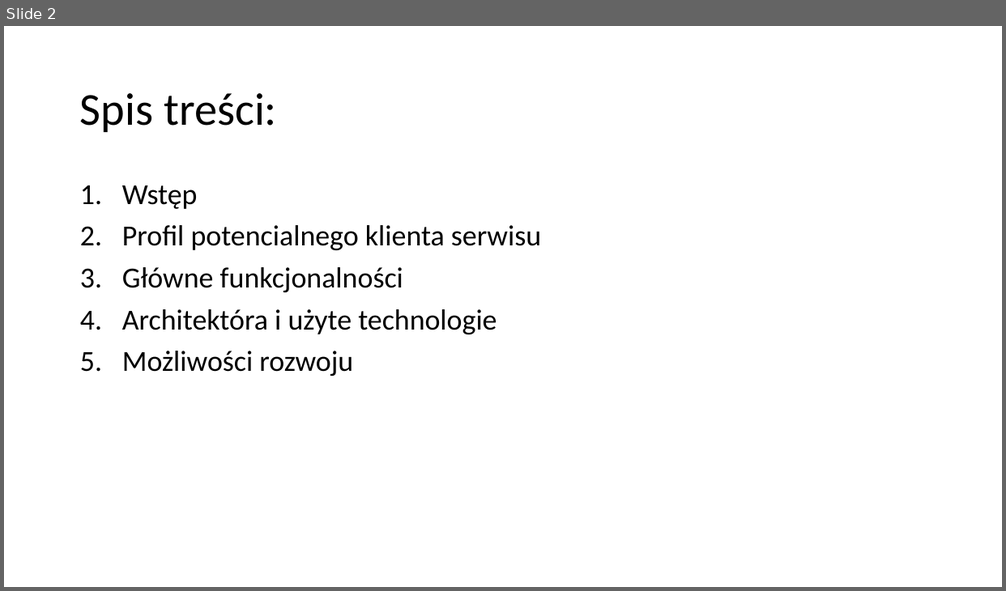
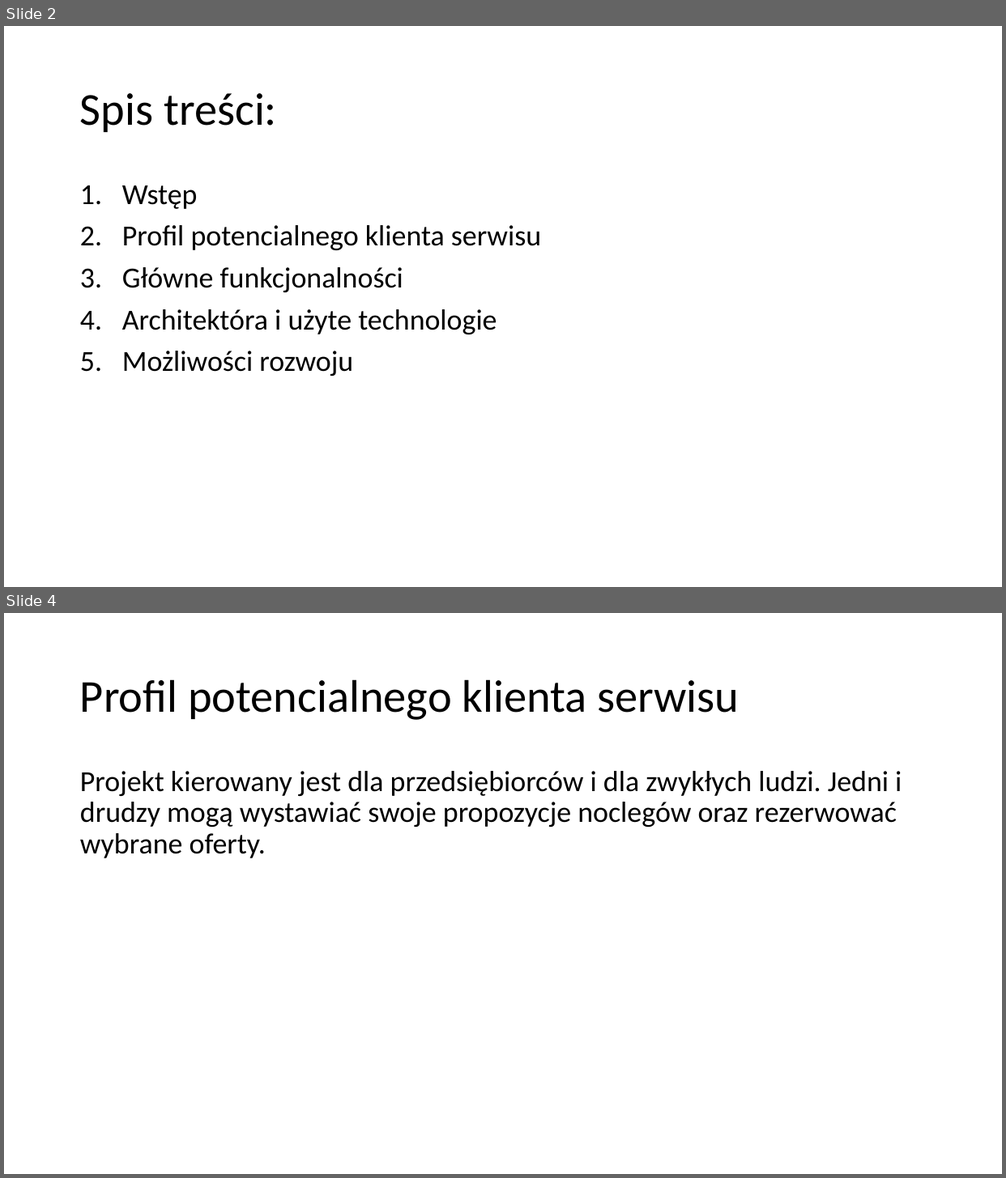
Before and after one commit to bjj-project/accommodation_announcements_documentation, a slide deck: accommodation_announcements_presentation.pptx. Shown one above the other, each under a label of ours: slide 2 before the commit, slides 2 and 4 after it; the slides between them are not shown. The pictures are 1006x591 and 1006x1178 pixels, drawn with LibreOffice and Linux fonts; fonts in the diff are those of the drawing. Boxes give left, top, right and bottom in pixels: in the first picture for what was removed or moved away, otherwise in the second. Text is boxed around its words. In the diff, an @@ line names an element or a change of style, - is before the commit and + after.

```diff
--- a/accommodation_announcements_presentation.pptx
+++ b/accommodation_announcements_presentation.pptx
@@ slide 4 added at [4, 613, 1002, 1174], background #FFFFFF @@
@@ title added at [80, 679, 739, 720], 44 pt, text #000000 @@
+Profil potencialnego klienta serwisu
@@ text added at [80, 771, 901, 858], 28 pt, text #000000 @@
+Projekt kierowany jest dla przedsiębiorców i dla zwykłych ludzi. Jedni i drudzy mogą wystawiać swoje propozycje noclegów oraz rezerwować wybrane oferty.
```
Also in this commit, not shown: 1 slide changed, 6 other slides added.
